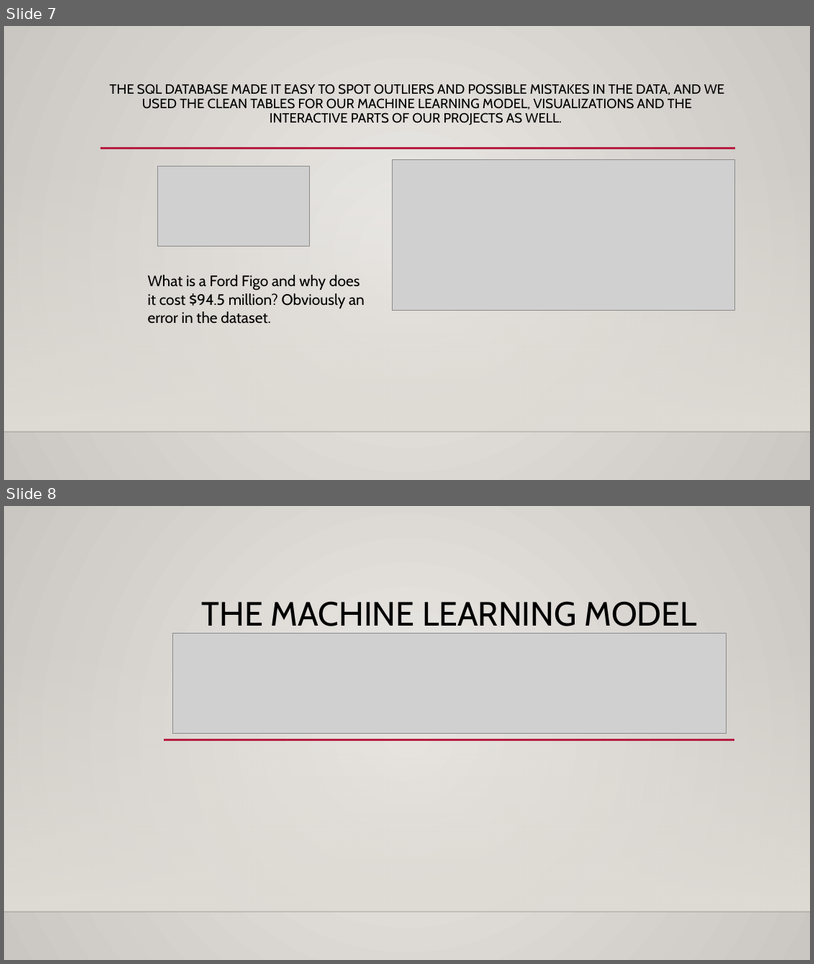
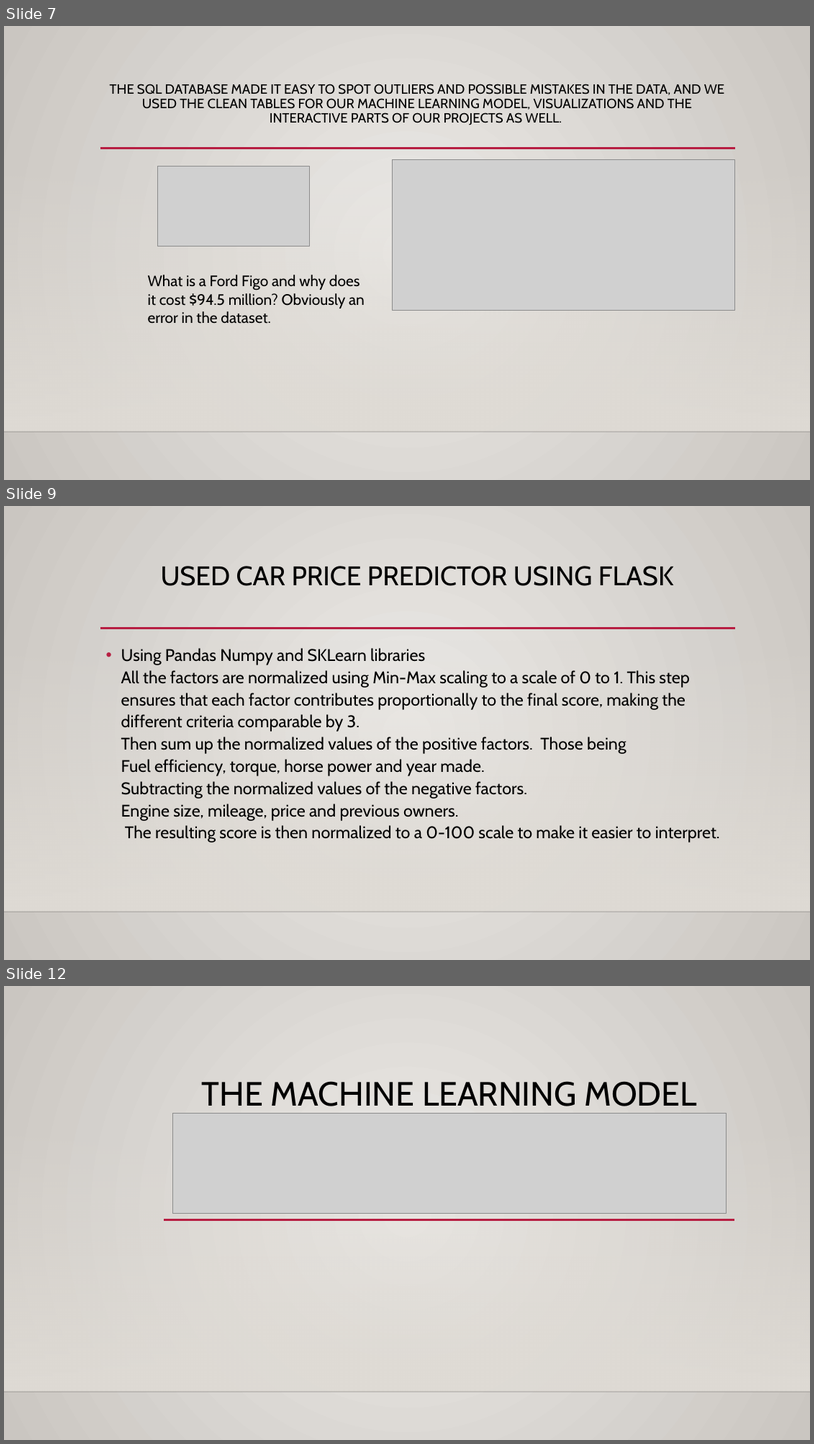
Before and after one commit to colinroberts-data-analytics-portfolio/project4, a slide deck: Project 4 – Car pricing predictor master.pptx. Shown one above the other, each under a label of ours: slides 7 and 8 before the commit, slides 7, 9 and 12 after it; the slides between them are not shown. The pictures are 814x964 and 814x1444 pixels, drawn with LibreOffice and Linux fonts; fonts in the diff are those of the drawing; grey boxes stand for pictures; background and template pictures are left out. Boxes give left, top, right and bottom in pixels: in the first picture for what was removed or moved away, otherwise in the second. Text is boxed around its words. In the diff, an @@ line names an element or a change of style, - is before the commit and + after.

```diff
--- a/Project 4 – Car pricing predictor master.pptx
+++ b/Project 4 – Car pricing predictor master.pptx
@@ slide 9 added at (4, 506, 810, 960), background gradient #ECEAE7 to #CAC7C1; not listed: 3 template elements that a slide beside it also shows @@
@@ title added at (161, 566, 674, 586), 32 pt, text #000000 @@
+USED CAR PRICE PREDICTOR USING FLASK
@@ text added at (121, 648, 720, 842), 20 pt, text #000000 @@
+• Using Pandas Numpy and SKLearn libraries
+  All the factors are normalized using Min-Max scaling to a scale of 0 to 1. This step ensures that each factor contributes proportionally to the final score, making the different criteria comparable by 3.
+  Then sum up the normalized values of the positive factors. Those being
+  Fuel efficiency, torque, horse power and year made.
+  Subtracting the normalized values of the negative factors.
+  Engine size, mileage, price and previous owners.
+  The resulting score is then normalized to a 0-100 scale to make it easier to interpret.
@@ what was slide 8 is now slide 12 @@
```
Also in this commit, not shown: 3 other slides added.
